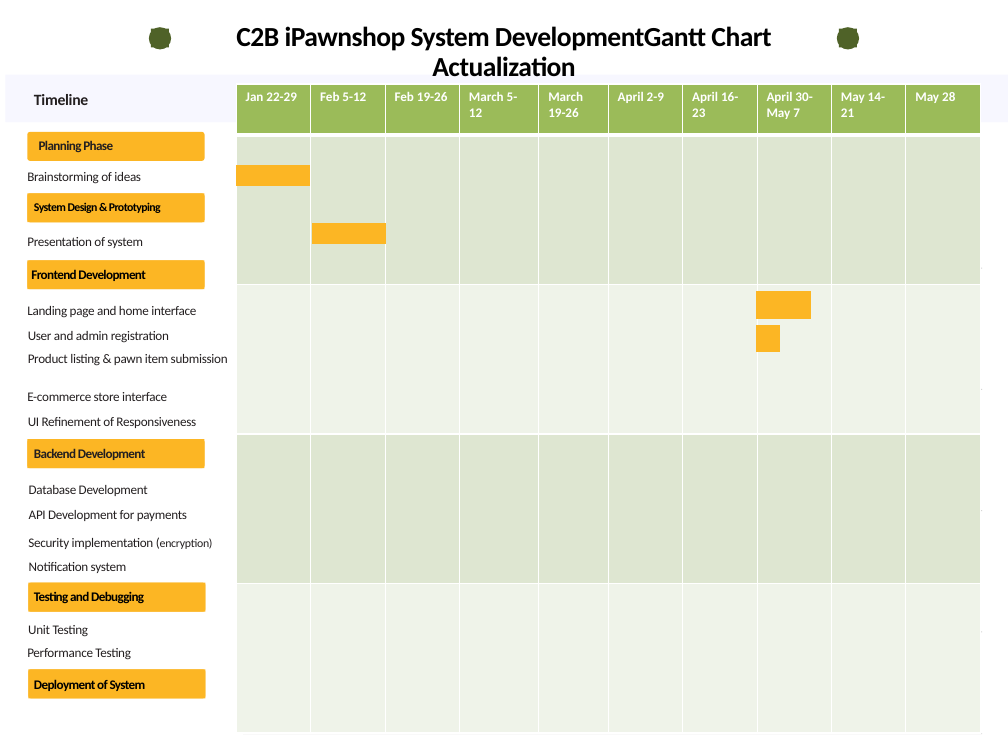
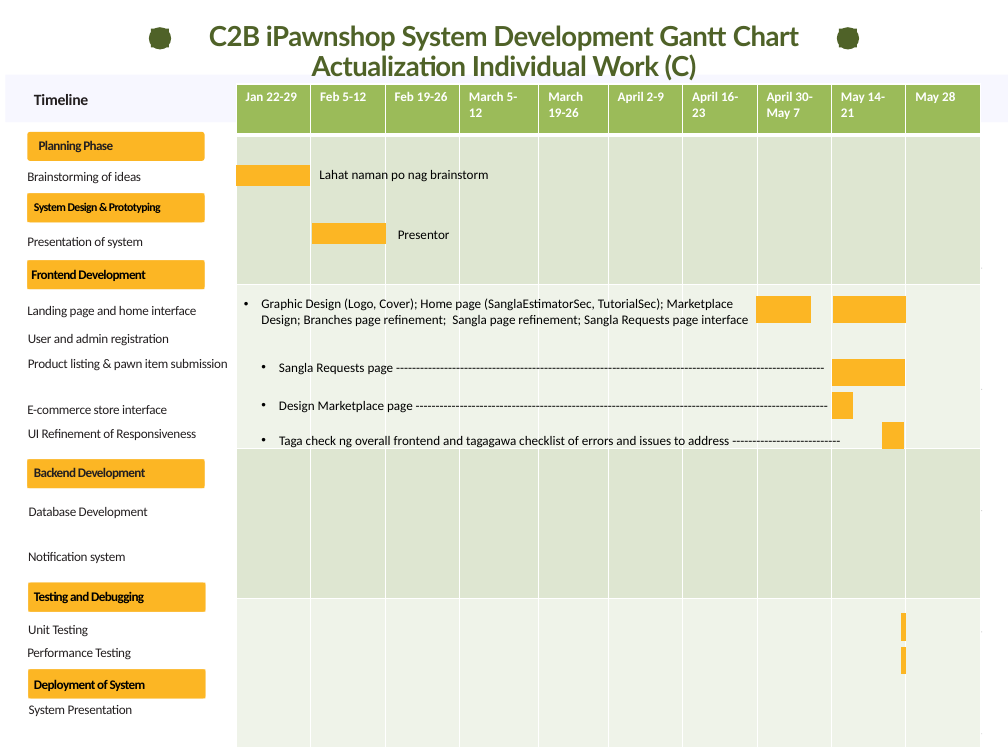
Before and after one commit to cyrelbucad08/2025_BSIT3A_AcerGroup_CyrelBucad, a slide deck: slide 3 of GanttChart_BSIT3A_AcerGroup_BucadCyrel.pptx (slide 2 before the commit). Drawn at 1008x756 pixels with LibreOffice and Linux fonts; fonts in the diff are those of the drawing. Boxes give left, top, right and bottom in pixels: in the first picture for what was removed or moved away, otherwise in the second. Text is boxed around its words. In the diff, an @@ line names an element or a change of style, - is before the commit and + after.

```diff
--- a/GanttChart_BSIT3A_AcerGroup_BucadCyrel.pptx
+++ b/GanttChart_BSIT3A_AcerGroup_BucadCyrel.pptx
@@ text at (x1=209, y1=25, x2=799, y2=80): text changed; font Calibri to Lato; text colour #000000 to #4F6228 @@
-C2B iPawnshop System DevelopmentGantt Chart
-Actualization
+C2B iPawnshop System Development Gantt Chart
+Actualization Individual Work (C)
@@ table resized from (x1=236, y1=84, x2=982, y2=733) to (x1=236, y1=84, x2=982, y2=748) @@
@@ text added at (x1=319, y1=168, x2=488, y2=183), 10 pt, text #000000 @@
+Lahat naman po nag brainstorm
@@ text added at (x1=398, y1=230, x2=450, y2=239), 10 pt, text #000000 @@
+Presentor
@@ text added at (x1=261, y1=298, x2=748, y2=327), 10 pt, text #000000 @@
+• Graphic Design (Logo, Cover); Home page (SanglaEstimatorSec, TutorialSec); Marketplace Design; Branches page refinement; Sangla page refinement; Sangla Requests page interface
@@ freeform shape moved from (x1=756, y1=291, x2=811, y2=318) to (x1=756, y1=296, x2=811, y2=323) @@
@@ freeform shape added at (x1=832, y1=296, x2=905, y2=323), fill #FCB624 @@
@@ text "Product listing & pawn item ..." moved from (x1=28, y1=354, x2=228, y2=366) to (x1=28, y1=359, x2=228, y2=371) @@
@@ freeform shape added at (x1=831, y1=359, x2=904, y2=386), fill #FCB624 @@
@@ text added at (x1=279, y1=363, x2=394, y2=375), 10 pt, text #000000 @@
+• Sangla Requests page -----------------------------------------------------------------------------------------------------------
@@ text "E-commerce store interface" moved from (x1=27, y1=392, x2=167, y2=401) to (x1=27, y1=405, x2=167, y2=414) @@
@@ text added at (x1=279, y1=401, x2=413, y2=413), 10 pt, text #000000 @@
+• Design Marketplace page -------------------------------------------------------------------------------------------------------
@@ freeform shape moved from (x1=756, y1=324, x2=779, y2=351) to (x1=831, y1=392, x2=853, y2=419) @@
@@ text "UI Refinement of Responsiveness" moved from (x1=28, y1=417, x2=196, y2=428) to (x1=28, y1=429, x2=196, y2=440) @@
@@ text added at (x1=279, y1=436, x2=729, y2=448), 10 pt, text #000000 @@
+• Taga check ng overall frontend and tagagawa checklist of errors and issues to address ---------------------------
@@ freeform shape added at (x1=881, y1=421, x2=903, y2=449), fill #FCB624 @@
@@ 2 texts, 1 freeform shape, 1 rectangle moved together from (x1=27, y1=439, x2=205, y2=496) to (x1=27, y1=459, x2=205, y2=518) @@
@@ text removed at (x1=28, y1=538, x2=213, y2=549) @@
-Security implementation (encryption)
@@ text removed at (x1=29, y1=510, x2=187, y2=521) @@
-API Development for payments
@@ text "Notification system" moved from (x1=29, y1=562, x2=127, y2=573) to (x1=28, y1=552, x2=126, y2=563) @@
@@ freeform shape added at (x1=900, y1=613, x2=905, y2=641), fill #FCB624 @@
@@ freeform shape added at (x1=900, y1=646, x2=905, y2=674), fill #FCB624 @@
@@ text added at (x1=29, y1=705, x2=133, y2=716), 10 pt, text #231F20 @@
+System Presentation
```
Also in this commit, not shown: 1 other slide changed, 1 slide added.
